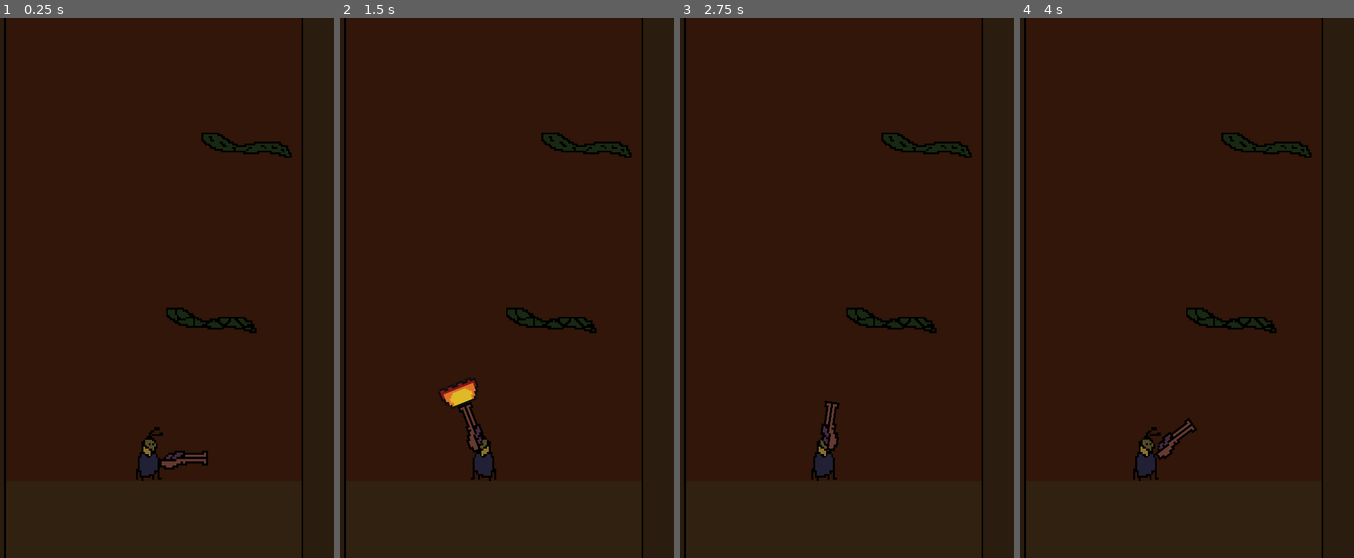
Above: before the commit, frames 1-4 (left to right).
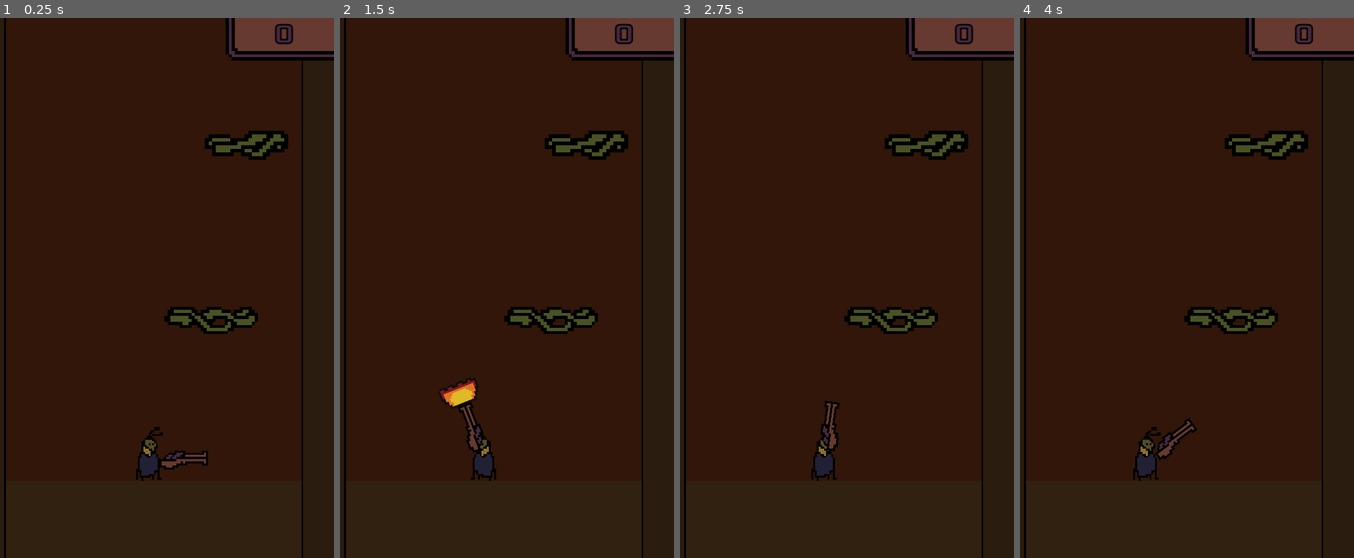
Above: after the commit, the same moments.

Repository: ottop/Shell_Jump_Go
Game: Godot game, scene res://main.tscn
Same seed, same stepped clock (60 frames per second), same inputs: the game is played once before the commit and once after it.
Inputs (mouse positions are in pixels of both pictures, inside the frame that each line leads up to):
- Up to frame 1 (0.25 s): no input
- Up to frame 2 (1.5 s): tap Enter at 0.5 s; move the mouse to (573, 261) at 0.52 s; click (573, 261) at 0.67 s; tap Space at 1.25 s; move the mouse to (420, 315) at 1.27 s; click (420, 315) at 1.42 s
- Up to frame 3 (2.75 s): tap Enter at 2 s; move the mouse to (870, 169) at 2.02 s; click (870, 169) at 2.17 s
- Up to frame 4 (4 s): tap Space at 2.75 s; move the mouse to (1153, 396) at 2.77 s; click (1153, 396) at 2.92 s; tap Enter at 3.5 s; move the mouse to (1280, 369) at 3.52 s; click (1280, 369) at 3.67 s

The runs differ from the first frame. In frame 1, 4.4% of the frame differs, in the area x 49-100%, y 0-59%; in frame 2, 4.4%; in frame 3, 4.4%; in frame 4, 4.4%.

Commit message:
Added score mechanism

Diff:
--- /dev/null
+++ b/hud.gd
@@ -0,0 +1,6 @@
+extends CanvasLayer
+
+var score = 0
+func _on_main_score_up():
+	score += 1
+	$ScoreLabel.text = str(score)
--- /dev/null
+++ b/hud.tscn
@@ -0,0 +1,38 @@
+[gd_scene load_steps=6 format=3 uid="uid://tc3nbcajbnkq"]
+
+[ext_resource type="Script" path="res://hud.gd" id="1_rb1vs"]
+[ext_resource type="Texture2D" uid="uid://xy1b6m8m65kx" path="res://art/scoreblock2.png" id="1_w01i4"]
+[ext_resource type="Texture2D" uid="uid://di2pw4eagbug6" path="res://art/scoreblock.png" id="2_umoo8"]
+[ext_resource type="FontFile" uid="uid://bp3b8yqtffg18" path="res://fonts/Xolonium-Regular.ttf" id="2_vo6tp"]
+
+[sub_resource type="LabelSettings" id="LabelSettings_6sw2f"]
+font = ExtResource("2_vo6tp")
+font_size = 42
+font_color = Color(0.270588, 0.156863, 0.235294, 1)
+outline_size = 10
+outline_color = Color(0, 0, 0, 1)
+
+[node name="HUD" type="CanvasLayer"]
+script = ExtResource("1_rb1vs")
+
+[node name="ScoreLabel" type="Label" parent="."]
+z_index = 1
+offset_left = 435.0
+offset_right = 600.0
+offset_bottom = 55.0
+text = "0
+"
+label_settings = SubResource("LabelSettings_6sw2f")
+horizontal_alignment = 1
+vertical_alignment = 1
+
+[node name="Scoreblock" type="Sprite2D" parent="."]
+position = Vector2(510, 35)
+scale = Vector2(0.5, 0.5)
+texture = ExtResource("1_w01i4")
+
+[node name="Scoreblock2" type="Sprite2D" parent="."]
+visible = false
+position = Vector2(285, 33)
+scale = Vector2(0.5, 0.5)
+texture = ExtResource("2_umoo8")
--- a/main.gd
+++ b/main.gd
@@ -1,10 +1,11 @@
 extends Node
+
+signal score_up
 
 @export var pf_scene: PackedScene
 @export var pf_scene2: PackedScene
 @export var pf_scene3: PackedScene
 @export var pf_scene4: PackedScene
-@export var pf_scene5: PackedScene
 @export var scaling = 0.6
 @export var pos_y_min = 150
 @export var pos_y_max = 350
@@ -31,14 +32,15 @@
 
 			if platforms[-i-1] == $Character.get_last_slide_collision().get_collider():
 
-				for j in range(platforms.size()-i-1):
+				for j in range(platforms.size()-i):
 					make_platform(false)
 					platforms.remove_at(0)
+					score_up.emit()
 
 				break
 
 func make_platform(first):
-	var scene = randi_range(0,4)
+	var scene = randi_range(0,3)
 	var pf
 
 	if scene == 0:
@@ -52,9 +54,6 @@
 
 	else: if scene == 3:
 		pf = pf_scene4.instantiate()
-
-	else: if scene == 4:
-		pf = pf_scene5.instantiate()
 
 	if first == false:
 		pf.position.y=prev_pos.y
--- a/main.tscn
+++ b/main.tscn
@@ -8,8 +8,8 @@
 [ext_resource type="PackedScene" uid="uid://d3tqnuhapkkoq" path="res://platform_2.tscn" id="3_ranjx"]
 [ext_resource type="PackedScene" uid="uid://by8gmcwragvgr" path="res://platform_3.tscn" id="4_o4bbr"]
 [ext_resource type="PackedScene" uid="uid://drkid45i2ujjg" path="res://platform_4.tscn" id="5_dqfu5"]
-[ext_resource type="PackedScene" uid="uid://cd1rp0icf51bd" path="res://platform_5.tscn" id="6_62jen"]
 [ext_resource type="PackedScene" uid="uid://cimr5olmgtxx0" path="res://platform.tscn" id="6_tqfgu"]
+[ext_resource type="PackedScene" uid="uid://tc3nbcajbnkq" path="res://hud.tscn" id="10_yqg2y"]
 
 [node name="Main" type="Node"]
 script = ExtResource("1_1gbm8")
@@ -17,7 +17,6 @@
 pf_scene2 = ExtResource("3_ranjx")
 pf_scene3 = ExtResource("4_o4bbr")
 pf_scene4 = ExtResource("5_dqfu5")
-pf_scene5 = ExtResource("6_62jen")
 
 [node name="Background" parent="." instance=ExtResource("1_878dy")]
 offset_left = -570.0
@@ -39,3 +38,7 @@
 [node name="Character" parent="." instance=ExtResource("1_40b6w")]
 position = Vector2(79, -59)
 slide_on_ceiling = false
+
+[node name="HUD" parent="." instance=ExtResource("10_yqg2y")]
+
+[connection signal="score_up" from="." to="HUD" method="_on_main_score_up"]
--- a/platform.tscn
+++ b/platform.tscn
@@ -9,5 +9,5 @@
 texture = ExtResource("1_670j8")
 
 [node name="CollisionPolygon2D" type="CollisionPolygon2D" parent="."]
-polygon = PackedVector2Array(-2, -11, -26, -11, -27, -17, -63, -18, -63, -11, -69, -12, -69, 6, -57, 6, -57, 18, -21, 18, -20, 13, -9, 13, -9, 18, 2, 18, 2, 23, 33, 23, 33, 19, 38, 19, 39, 13, 63, 12, 64, 6, 70, 7, 70, -17, 63, -18, 63, -23, 4, -23, 3, -18, -2, -18)
+polygon = PackedVector2Array(-3, -12, -27, -12, -27, -18, -63, -18, -63, -12, -69, -12, -69, -11, -63, -11, -62, -17, -28, -17, -27, -11, -3, -11, -2, -12, -2, -17, 3, -17, 4, -23, 29, -23, 38, -23, 45, -23, 55, -23, 62, -23, 62, -17, 69, -17, 69, -18, 63, -18, 63, -24, 3, -24, 3, -18, -3, -18)
 one_way_collision = true
--- a/platform_2.tscn
+++ b/platform_2.tscn
@@ -3,7 +3,7 @@
 [ext_resource type="Texture2D" uid="uid://cdhfcuduj71g4" path="res://art/root7.png" id="1_0wobb"]
 
 [sub_resource type="RectangleShape2D" id="RectangleShape2D_csapx"]
-size = Vector2(156, 45)
+size = Vector2(156, 1)
 
 [node name="Platform2" type="AnimatableBody2D"]
 
@@ -12,6 +12,6 @@
 texture = ExtResource("1_0wobb")
 
 [node name="CollisionShape2D" type="CollisionShape2D" parent="."]
-position = Vector2(0, -0.5)
+position = Vector2(0, -22)
 shape = SubResource("RectangleShape2D_csapx")
 one_way_collision = true
--- a/platform_3.tscn
+++ b/platform_3.tscn
@@ -9,5 +9,5 @@
 texture = ExtResource("1_vgq2b")
 
 [node name="CollisionPolygon2D" type="CollisionPolygon2D" parent="."]
-polygon = PackedVector2Array(0, 0, -14, 0, -46, -20, -75, -21, -75, -6, -53, 9, -42, 9, -42, 13, -7, 12, -5, 15, 21, 15, 22, 12, 39, 12, 40, 15, 54, 15, 53, 18, 63, 18, 63, 21, 75, 21, 74, 13, 72, 13, 73, 7, 69, 6, 69, 1, 61, 0, 60, -3, 58, -2, 56, -6, 13, -6, 12, -4, -2, -3)
+polygon = PackedVector2Array(-3, 0, -14, 0, -45, -21, -75, -21, -75, -20, -45, -20, -14, 1, -3, 1, -2, -2, 12, -2, 13, -5, 24, -5, 45, -5, 56, -5, 56, -3, 59, -2, 60, 1, 68, 1, 68, 7, 71.0266, 7, 71, 7, 71, 13, 75, 13, 75, 12, 72, 12, 72, 8.75, 72, 7, 72, 6, 69, 6, 69, 0, 60, 0, 60, -3, 57, -3, 57, -6, 12, -6, 12, -3, -3, -3)
 one_way_collision = true
--- a/platform_4.tscn
+++ b/platform_4.tscn
@@ -9,5 +9,5 @@
 texture = ExtResource("1_0gwpf")
 
 [node name="CollisionPolygon2D" type="CollisionPolygon2D" parent="."]
-polygon = PackedVector2Array(0, 0, -14, 0, -46, -20, -75, -21, -75, -6, -53, 9, -42, 9, -42, 13, -7, 12, -5, 15, 21, 15, 22, 12, 39, 12, 40, 15, 54, 15, 53, 18, 63, 18, 63, 21, 75, 21, 74, 13, 72, 13, 73, 7, 69, 6, 69, 1, 61, 0, 60, -3, 58, -2, 56, -6, 13, -6, 12, -4, -2, -3)
+polygon = PackedVector2Array(-3, 0, -14, 0, -45, -21, -75, -21, -75, -20, -45, -20, -14, 1, -3, 1, -2, -2, 12, -2, 13, -5, 24, -5, 45, -5, 56, -5, 56, -3, 59, -2, 60, 1, 68, 1, 68, 7, 71.0266, 7, 71, 7, 71, 13, 75, 13, 75, 12, 72, 12, 72, 8.75, 72, 7, 72, 6, 69, 6, 69, 0, 60, 0, 60, -3, 57, -3, 57, -6, 12, -6, 12, -3, -3, -3)
 one_way_collision = true
Not shown, added: fonts/FONTLOG.txt
Not shown, added: fonts/LICENSE.txt
Binary file added: fonts/Xolonium-Regular.ttf
Not shown, added: fonts/Xolonium-Regular.ttf.import
